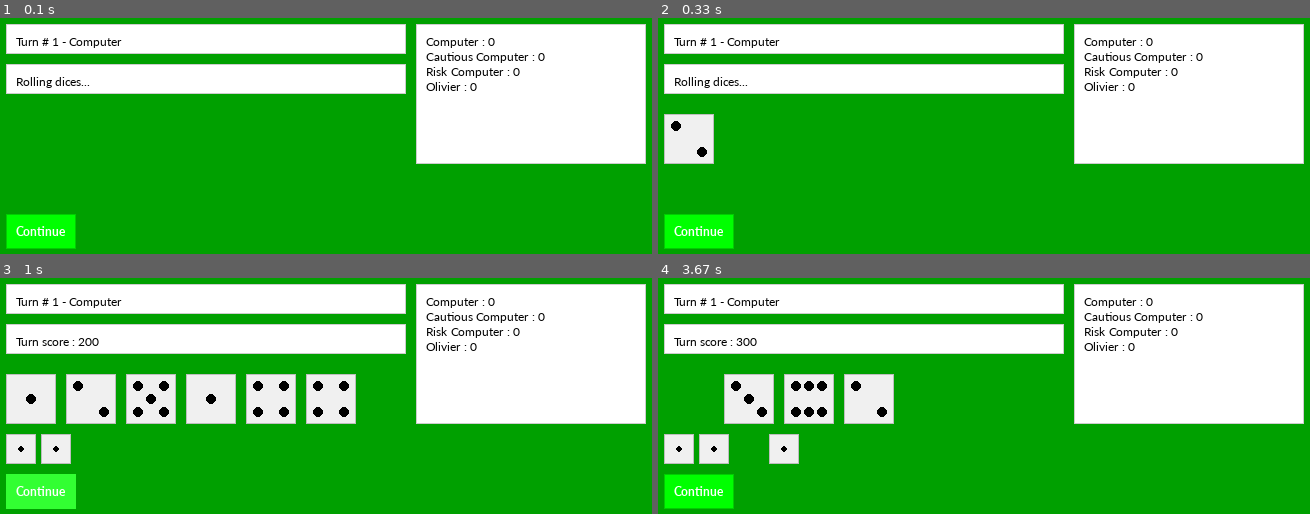
Above: before the commit, frames 1-4 (two rows, left to right).
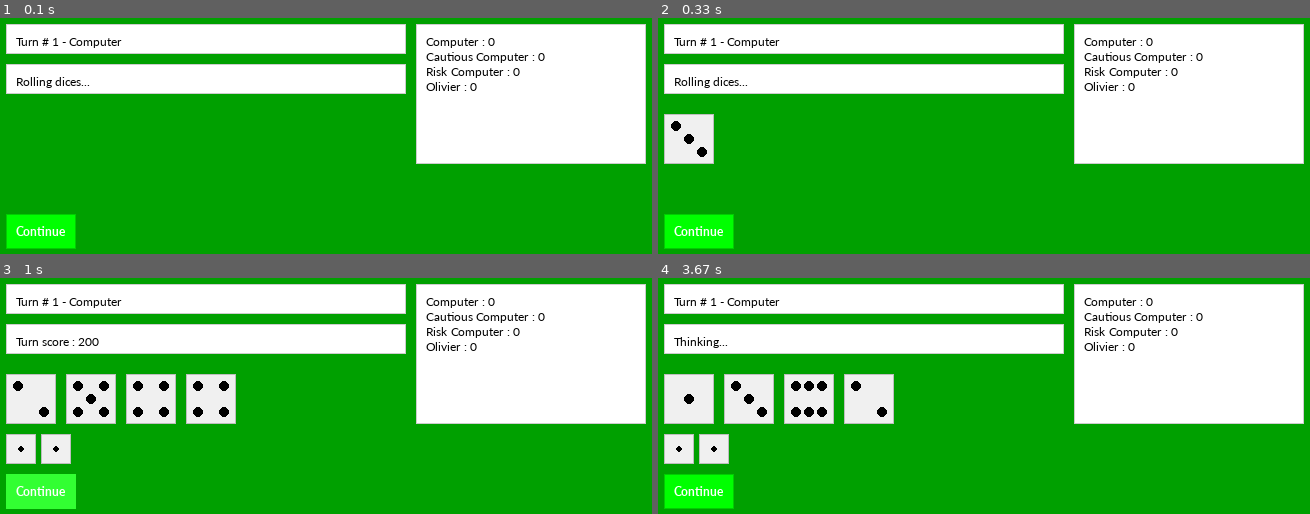
Above: after the commit, the same moments.

Repository: OlivierIrac/experiments
Game: pygame game, started from FarkleDiceGame/pygameMain.py
The game is run twice, just before and just after one commit, with the same random seed, the same clock (stepped at 60 frames per second) and the same inputs.
Inputs (mouse positions are in pixels of both pictures, inside the frame that each line leads up to):
- Up to frame 1 (0.1 s): no input
- Up to frame 2 (0.33 s): no input
- Up to frame 3 (1 s): press the mouse at (528, 353) at 0.37 s; move the mouse to (326, 403) at 0.47 s; release the mouse at (117, 450) at 0.6 s; click "Continue" at 0.72 s
- Up to frame 4 (3.67 s): click "Continue" at 1.05 s; click (892, 344) at 1.38 s; press the mouse at (716, 447) at 1.7 s; move the mouse to (755, 440) at 1.8 s; release the mouse at (801, 431) at 1.93 s; press the mouse at (677, 447) at 3.03 s; move the mouse to (801, 433) at 3.13 s; release the mouse at (925, 417) at 3.27 s

Frame 1 is identical in both runs. In frame 2, less than 0.1% of the frame differs, in the area x 3-6%, y 49-54%; in frame 3, 3.8%, in the area x 1-55%, y 40-62%; in frame 4, 2.4%.

Commit message:
shorten animation times + fix dice roll not updated on fast forward

Diff:
--- a/FarkleDiceGame/pygameMain.py
+++ b/FarkleDiceGame/pygameMain.py
@@ -26,8 +26,8 @@
         pygame.display.set_caption('Farkle Dice Game')
         self.clock = pygame.time.Clock()
         self.diceKeptUpdateEvent = pygame.USEREVENT + 1
-        self.animationTime = 250
-        self.thinkTime = 500  # Animation pause time after dice roll for computer to "think"
+        self.animationTime = 200
+        self.thinkTime = 1500  # Animation pause time after dice roll for computer to "think"
         self.diceRoll = []
         self.game = 0
         self.currentPlayer = 0
@@ -104,13 +104,14 @@
 
     def completeDiceAnimation(self):
         # fast forward all on-going animations
-        self.diceKeptAnimationStep = len(self.dicesKept)
-        self.updateDiceAnimation()
-        self.diceRollUI.stopAnimation()
         if(len(self.dicesKept) > 0):
             for n in range(self.diceKeptAnimationStep, len(self.dicesKept)):
                 self.diceRoll.remove(self.dicesKept[n])
         self.diceRollUI.update(self.diceRoll)
+
+        self.diceKeptAnimationStep = len(self.dicesKept)
+        self.updateDiceAnimation()
+        self.diceRollUI.stopAnimation()
 
     def stopDiceAnimation(self):
         # stop all on-going animations
--- a/FarkleDiceGame/pygameUI.py
+++ b/FarkleDiceGame/pygameUI.py
@@ -325,8 +325,8 @@
                 return "diceRollAnimationCompleted"
             self.animationSound.play()
             # increase animation time for last 2 dices to give more suspense
-            if(len(self.diceRoll) - self.nbDicesToDraw <= 3):
-                self.animationTime = int(self.animationTime * random.uniform(1, 2))
+            if(len(self.diceRoll) - self.nbDicesToDraw <= 2):
+                self.animationTime = int(self.animationTime * random.uniform(1.5, 2.5))
             pygame.time.set_timer(self.animationEvent, self.animationTime)
             self.stopRandomizeDice()
             self.nbDicesToDraw += 1
@@ -338,9 +338,6 @@
         self.stopRandomizeDice()
         pygame.time.set_timer(self.animationEvent, 0)
         self.nbDicesToDraw = len(self.diceRoll)
-
-    def isAnimationComplete(self):
-        return(not self.animation)
 
     def startRandomizeDice(self, dice):
         self.backupDiceValue = self.diceDraw[dice].getDiceValue()
@@ -365,6 +362,9 @@
         if(self.nbDicesToDraw != 0):
             for n in range(0, self.nbDicesToDraw):
                 self.diceDraw[n].draw()
+
+    def isAnimationComplete(self):
+        return(not self.animation)
 
     def handleEvent(self, event):
         # update animation on timer expiration
